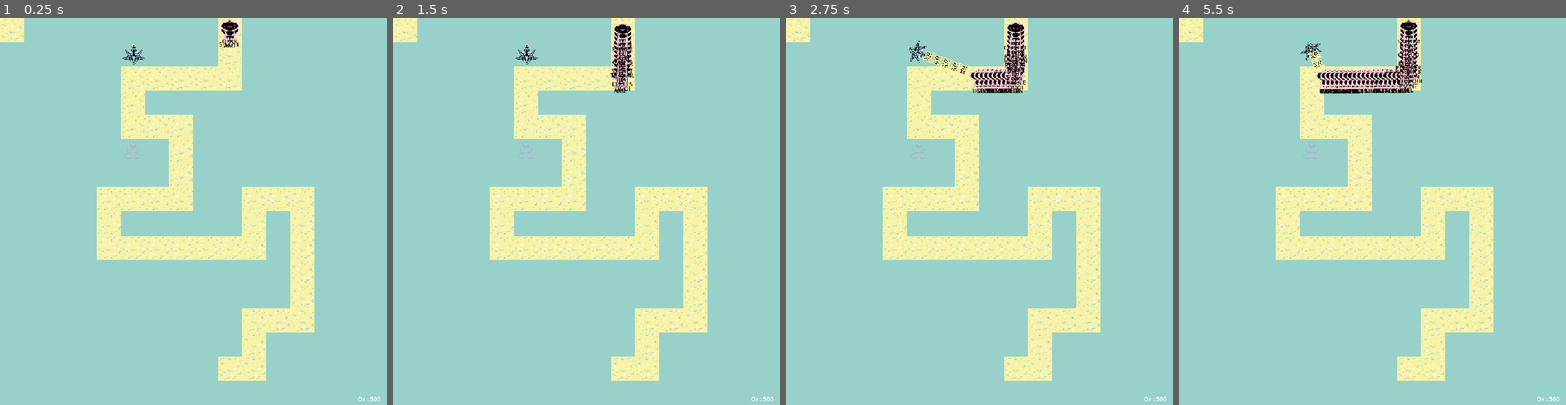
Above: before the commit, frames 1-4 (left to right).
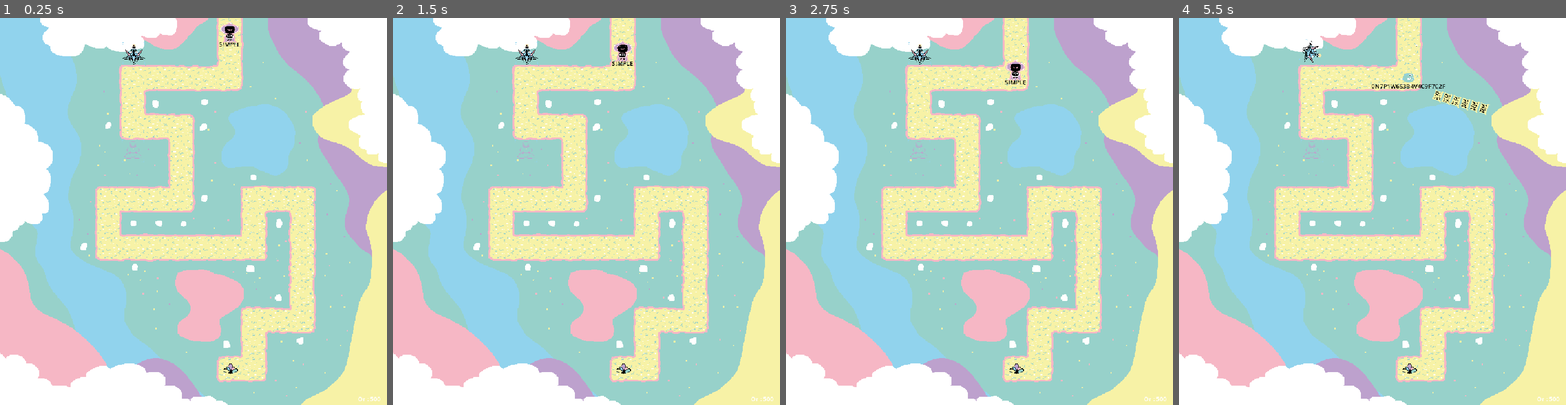
Above: after the commit, the same moments.

Repository: Nerolans/typense
Game: Godot game, scene res://Levels/LevelTest.tscn
Two runs of this game, one before a commit and one after it. Both use one fixed random seed, a clock stepped at 60 frames per second and the inputs below.
Inputs (mouse positions are in pixels of both pictures, inside the frame that each line leads up to):
- Up to frame 1 (0.25 s): no input
- Up to frame 2 (1.5 s): move the mouse to (621, 48) at 0.52 s; click (621, 48) at 0.67 s; move the mouse to (621, 83) at 1.27 s; click (621, 83) at 1.42 s
- Up to frame 3 (2.75 s): move the mouse to (998, 91) at 2.02 s; click (998, 91) at 2.17 s
- Up to frame 4 (5.5 s): move the mouse to (1372, 91) at 2.77 s; click (1372, 91) at 2.92 s; move the mouse to (1357, 91) at 3.52 s; click (1357, 91) at 3.67 s; move the mouse to (1345, 91) at 4.27 s; click (1345, 91) at 4.42 s; move the mouse to (1329, 91) at 5.02 s; click (1329, 91) at 5.17 s

The runs differ from the first frame. In frame 1, 49% of the frame differs, in the area x 0-100%, y 0-100%; in frame 2, 50%; in frame 3, 51%; in frame 4, 51%.

Commit message:
Added boss

Diff:
--- a/Levels/LevelTest.tscn
+++ b/Levels/LevelTest.tscn
@@ -1,11 +1,11 @@
 [gd_scene format=3 uid="uid://cq3k3yq2rqcax"]
 
-[ext_resource type="Texture2D" uid="uid://dcx4g2pfea0sj" path="res://map.png" id="1_7b0me"]
+[ext_resource type="Texture2D" uid="uid://ciqxajnoks7r4" path="res://level1.png" id="1_sbrn2"]
 [ext_resource type="Script" uid="uid://s726oisoln5h" path="res://Levels/pathSpawner.gd" id="2_7b0me"]
 [ext_resource type="PackedScene" uid="uid://b65s4her4y3wh" path="res://Levels/enemyFollow.tscn" id="3_p2k11"]
 [ext_resource type="Script" uid="uid://wvspadqttau4" path="res://Levels/area_2d.gd" id="4_p2k11"]
 [ext_resource type="Texture2D" uid="uid://bnsbfr61u3c38" path="res://spriteSheet.png" id="5_pew5n"]
-[ext_resource type="PackedScene" path="res://Levels/turret.tscn" id="6_sbrn2"]
+[ext_resource type="PackedScene" uid="uid://ddal1c1w7x4f2" path="res://Levels/turret.tscn" id="6_sbrn2"]
 
 [sub_resource type="Curve2D" id="Curve2D_sbrn2"]
 _data = {
@@ -20,7 +20,7 @@
 
 [node name="background" type="Sprite2D" parent="." unique_id=1347524578]
 position = Vector2(512, 512)
-texture = ExtResource("1_7b0me")
+texture = ExtResource("1_sbrn2")
 
 [node name="Path2D" type="Path2D" parent="." unique_id=592466089]
 curve = SubResource("Curve2D_sbrn2")
--- /dev/null
+++ b/Levels/bossFollow.tscn
@@ -0,0 +1,30 @@
+[gd_scene format=3 uid="uid://dst7yer5o0po5"]
+
+[ext_resource type="Script" uid="uid://cxlbf8jktwbkt" path="res://Levels/boss_follow.gd" id="1_5t6dh"]
+[ext_resource type="PackedScene" uid="uid://b5p0nn4ihro3j" path="res://boss.tscn" id="1_2316b"]
+[ext_resource type="Script" uid="uid://w4lbjrngujev" path="res://Levels/boss_rich_text_label.gd" id="3_r6ccb"]
+
+[sub_resource type="RectangleShape2D" id="RectangleShape2D_5t6dh"]
+size = Vector2(40, 34)
+
+[node name="BossFollow" type="PathFollow2D" unique_id=1692811789]
+rotates = false
+loop = false
+script = ExtResource("1_5t6dh")
+
+[node name="Area2D" type="Area2D" parent="." unique_id=1474218423]
+
+[node name="CollisionShape2D" type="CollisionShape2D" parent="Area2D" unique_id=140425706]
+shape = SubResource("RectangleShape2D_5t6dh")
+
+[node name="Boss" parent="." unique_id=1296489968 instance=ExtResource("1_2316b")]
+
+[node name="RichTextLabel" type="RichTextLabel" parent="." unique_id=988525343]
+offset_left = -126.0
+offset_top = 11.0
+offset_right = 126.0
+offset_bottom = 51.0
+theme_override_colors/default_color = Color(0, 0, 0, 1)
+text = "TEST"
+horizontal_alignment = 1
+script = ExtResource("3_r6ccb")
--- /dev/null
+++ b/Levels/boss_follow.gd
@@ -0,0 +1,43 @@
+extends PathFollow2D
+
+@export var runSpeed = 40
+
+func _ready():
+	$Boss.stop()
+	$Boss.play("default")
+	progress = 0
+
+func loseLive():
+	var label = get_child(2)
+	label.lives -= 1
+	var oldWord = label.text
+	var newWord = ""
+
+	for i in range(oldWord.length(), 0, -1):
+		if i > label.lives + 1:
+			newWord += "[color=white]"+oldWord[oldWord.length()-i]+"[/color]"
+		else:
+			newWord += "[color=black]"+oldWord[oldWord.length()-i]+"[/color]"
+
+	label.parse_bbcode(newWord)
+
+	if label.lives < 0:
+		get_parent().kills +=1
+		get_parent().spawnTime = 0.1
+		get_parent().boss = false
+		queue_free()
+
+func getlastChr()->String:
+	var label = get_child(2)
+	var chr = label.text[label.text.length()-label.lives-1]
+	return chr
+
+
+
+func _process(delta):
+
+	progress = (progress + runSpeed * delta)
+	var progressConc = snapped(progress,1)
+
+	if progress_ratio == 1:
+		queue_free()
--- /dev/null
+++ b/Levels/boss_rich_text_label.gd
@@ -0,0 +1,24 @@
+extends RichTextLabel
+
+
+var lives = 0
+
+func _ready() -> void:
+	print("test")
+	var length = 20
+	text = ""
+	const chars ="ABCDEFGHIJKLMNOPQRSTUVWXYZ"
+	for i in range(length):
+		if i % 2 == 0:
+			text += str(randi() % 10)
+		else:
+			text += chars[randi() % chars.length()]
+
+	lives = text.length()-1
+
+
+
+
+
+func _process(delta: float) -> void:
+	pass
--- a/Levels/enemy_1_follow.gd
+++ b/Levels/enemy_1_follow.gd
@@ -21,6 +21,7 @@
 	label.parse_bbcode(newWord)
 
 	if label.lives < 0:
+		get_parent().kills+=1
 		queue_free()
 
 func getlastChr()->String:
--- a/Levels/pathSpawner.gd
+++ b/Levels/pathSpawner.gd
@@ -1,7 +1,9 @@
 extends Path2D
 
 var timer = 0
-@export var spawnTime = 0.1
+@export var spawnTime = 5
+var kills = 0
+var boss = false
 
 var follower:PackedScene = preload("res://Levels/enemyFollow.tscn")
 func _process(delta):
@@ -9,9 +11,24 @@
 
 	if(timer > spawnTime):
 		var newFollower = follower.instantiate()
-		newFollower.runSpeed = 100
+		newFollower.runSpeed = 100 + (kills*randi() % 6)
+		var newSpawnTime = spawnTime - kills * (randi() % 10)*0.001
+		if newSpawnTime < 0.30:
+			newSpawnTime = 0.30
+		spawnTime = newSpawnTime
+		print(spawnTime)
+		print(kills)
+		print(newFollower.runSpeed)
 		add_child(newFollower)
 		timer = 0
+
+	if kills == 1 && boss == false:
+		boss = true
+		spawnTime = 30
+		var boss:PackedScene = preload("res://Levels/bossFollow.tscn")
+		var newBoss = boss.instantiate()
+		add_child(newBoss)
+		newBoss.runSpeed = 200
 
 func sort_childrens(a, b):
 	return a.progress > b.progress
--- /dev/null
+++ b/boss.tscn
@@ -0,0 +1,85 @@
+[gd_scene format=3 uid="uid://b5p0nn4ihro3j"]
+
+[ext_resource type="Texture2D" uid="uid://fc4w8y8voijj" path="res://spriteSheet78.png" id="1_0bnu1"]
+
+[sub_resource type="AtlasTexture" id="AtlasTexture_6xxrv"]
+atlas = ExtResource("1_0bnu1")
+region = Rect2(128, 0, 64, 64)
+
+[sub_resource type="AtlasTexture" id="AtlasTexture_skx2t"]
+atlas = ExtResource("1_0bnu1")
+region = Rect2(192, 0, 64, 64)
+
+[sub_resource type="AtlasTexture" id="AtlasTexture_lnbgr"]
+atlas = ExtResource("1_0bnu1")
+region = Rect2(256, 0, 64, 64)
+
+[sub_resource type="AtlasTexture" id="AtlasTexture_o1i15"]
+atlas = ExtResource("1_0bnu1")
+region = Rect2(320, 0, 64, 64)
+
+[sub_resource type="AtlasTexture" id="AtlasTexture_we8h1"]
+atlas = ExtResource("1_0bnu1")
+region = Rect2(384, 0, 64, 64)
+
+[sub_resource type="AtlasTexture" id="AtlasTexture_kvofc"]
+atlas = ExtResource("1_0bnu1")
+region = Rect2(448, 0, 64, 64)
+
+[sub_resource type="AtlasTexture" id="AtlasTexture_ef0k6"]
+atlas = ExtResource("1_0bnu1")
+region = Rect2(512, 0, 64, 64)
+
+[sub_resource type="AtlasTexture" id="AtlasTexture_ry61v"]
+atlas = ExtResource("1_0bnu1")
+region = Rect2(0, 64, 64, 64)
+
+[sub_resource type="AtlasTexture" id="AtlasTexture_kles1"]
+atlas = ExtResource("1_0bnu1")
+region = Rect2(64, 64, 64, 64)
+
+[sub_resource type="AtlasTexture" id="AtlasTexture_etj48"]
+atlas = ExtResource("1_0bnu1")
+region = Rect2(128, 64, 64, 64)
+
+[sub_resource type="SpriteFrames" id="SpriteFrames_h3lj5"]
+animations = [{
+"frames": [{
+"duration": 1.0,
+"texture": SubResource("AtlasTexture_6xxrv")
+}, {
+"duration": 1.0,
+"texture": SubResource("AtlasTexture_skx2t")
+}, {
+"duration": 1.0,
+"texture": SubResource("AtlasTexture_lnbgr")
+}, {
+"duration": 1.0,
+"texture": SubResource("AtlasTexture_o1i15")
+}, {
+"duration": 1.0,
+"texture": SubResource("AtlasTexture_we8h1")
+}, {
+"duration": 1.0,
+"texture": SubResource("AtlasTexture_kvofc")
+}, {
+"duration": 1.0,
+"texture": SubResource("AtlasTexture_ef0k6")
+}, {
+"duration": 1.0,
+"texture": SubResource("AtlasTexture_ry61v")
+}, {
+"duration": 1.0,
+"texture": SubResource("AtlasTexture_kles1")
+}, {
+"duration": 1.0,
+"texture": SubResource("AtlasTexture_etj48")
+}],
+"loop": true,
+"name": &"default",
+"speed": 7.0
+}]
+
+[node name="Boss" type="AnimatedSprite2D" unique_id=1296489968]
+sprite_frames = SubResource("SpriteFrames_h3lj5")
+autoplay = "default"
--- a/enemy.tscn
+++ b/enemy.tscn
@@ -1,10 +1,6 @@
 [gd_scene format=3 uid="uid://b2kje8lx8udrp"]
 
-[ext_resource type="Texture2D" uid="uid://bnsbfr61u3c38" path="res://spriteSheet.png" id="1_7k104"]
-
-[sub_resource type="AtlasTexture" id="AtlasTexture_7k104"]
-atlas = ExtResource("1_7k104")
-region = Rect2(0, 128, 64, 64)
+[ext_resource type="Texture2D" uid="uid://fc4w8y8voijj" path="res://spriteSheet78.png" id="1_7k104"]
 
 [sub_resource type="AtlasTexture" id="AtlasTexture_4gyqm"]
 atlas = ExtResource("1_7k104")
@@ -12,58 +8,59 @@
 
 [sub_resource type="AtlasTexture" id="AtlasTexture_qi2p4"]
 atlas = ExtResource("1_7k104")
-region = Rect2(0, 128, 64, 64)
+region = Rect2(320, 64, 64, 64)
 
 [sub_resource type="AtlasTexture" id="AtlasTexture_iifgy"]
 atlas = ExtResource("1_7k104")
-region = Rect2(64, 128, 64, 64)
+region = Rect2(256, 64, 64, 64)
 
-[sub_resource type="AtlasTexture" id="AtlasTexture_272bh"]
+[sub_resource type="AtlasTexture" id="AtlasTexture_epg4t"]
 atlas = ExtResource("1_7k104")
-region = Rect2(64, 192, 64, 64)
+region = Rect2(192, 64, 64, 64)
 
-[sub_resource type="AtlasTexture" id="AtlasTexture_5vw27"]
+[sub_resource type="AtlasTexture" id="AtlasTexture_3yqyl"]
 atlas = ExtResource("1_7k104")
-region = Rect2(0, 192, 64, 64)
+region = Rect2(128, 128, 64, 64)
 
-[sub_resource type="AtlasTexture" id="AtlasTexture_kek77"]
-atlas = ExtResource("1_7k104")
-region = Rect2(64, 192, 64, 64)
-
-[sub_resource type="AtlasTexture" id="AtlasTexture_4c57u"]
-atlas = ExtResource("1_7k104")
-region = Rect2(128, 192, 64, 64)
-
-[sub_resource type="AtlasTexture" id="AtlasTexture_efxa6"]
+[sub_resource type="AtlasTexture" id="AtlasTexture_wujgv"]
 atlas = ExtResource("1_7k104")
 region = Rect2(192, 128, 64, 64)
 
-[sub_resource type="AtlasTexture" id="AtlasTexture_dg77c"]
+[sub_resource type="AtlasTexture" id="AtlasTexture_hb8ge"]
 atlas = ExtResource("1_7k104")
 region = Rect2(128, 128, 64, 64)
 
-[sub_resource type="AtlasTexture" id="AtlasTexture_ycdy4"]
+[sub_resource type="AtlasTexture" id="AtlasTexture_e1ltt"]
 atlas = ExtResource("1_7k104")
-region = Rect2(192, 128, 64, 64)
+region = Rect2(64, 128, 64, 64)
 
-[sub_resource type="AtlasTexture" id="AtlasTexture_w48qg"]
+[sub_resource type="AtlasTexture" id="AtlasTexture_dxifv"]
+atlas = ExtResource("1_7k104")
+region = Rect2(384, 64, 64, 64)
+
+[sub_resource type="AtlasTexture" id="AtlasTexture_pwjut"]
+atlas = ExtResource("1_7k104")
+region = Rect2(448, 64, 64, 64)
+
+[sub_resource type="AtlasTexture" id="AtlasTexture_n0g06"]
+atlas = ExtResource("1_7k104")
+region = Rect2(512, 64, 64, 64)
+
+[sub_resource type="AtlasTexture" id="AtlasTexture_ar8e5"]
+atlas = ExtResource("1_7k104")
+region = Rect2(0, 128, 64, 64)
+
+[sub_resource type="AtlasTexture" id="AtlasTexture_doop2"]
 atlas = ExtResource("1_7k104")
 region = Rect2(256, 128, 64, 64)
 
-[sub_resource type="AtlasTexture" id="AtlasTexture_vivmo"]
+[sub_resource type="AtlasTexture" id="AtlasTexture_5hcft"]
 atlas = ExtResource("1_7k104")
-region = Rect2(192, 192, 64, 64)
-
-[sub_resource type="AtlasTexture" id="AtlasTexture_2cqfq"]
-atlas = ExtResource("1_7k104")
-region = Rect2(256, 192, 64, 64)
+region = Rect2(320, 128, 64, 64)
 
 [sub_resource type="SpriteFrames" id="SpriteFrames_4gyqm"]
 animations = [{
 "frames": [{
-"duration": 1.0,
-"texture": SubResource("AtlasTexture_7k104")
-}, {
 "duration": 1.0,
 "texture": SubResource("AtlasTexture_4gyqm")
 }, {
@@ -72,6 +69,9 @@
 }, {
 "duration": 1.0,
 "texture": SubResource("AtlasTexture_iifgy")
+}, {
+"duration": 1.0,
+"texture": SubResource("AtlasTexture_epg4t")
 }],
 "loop": true,
 "name": &"down",
@@ -79,16 +79,16 @@
 }, {
 "frames": [{
 "duration": 1.0,
-"texture": SubResource("AtlasTexture_272bh")
+"texture": SubResource("AtlasTexture_3yqyl")
 }, {
 "duration": 1.0,
-"texture": SubResource("AtlasTexture_5vw27")
+"texture": SubResource("AtlasTexture_wujgv")
 }, {
 "duration": 1.0,
-"texture": SubResource("AtlasTexture_kek77")
+"texture": SubResource("AtlasTexture_hb8ge")
 }, {
 "duration": 1.0,
-"texture": SubResource("AtlasTexture_4c57u")
+"texture": SubResource("AtlasTexture_e1ltt")
 }],
 "loop": true,
 "name": &"left",
@@ -96,16 +96,16 @@
 }, {
 "frames": [{
 "duration": 1.0,
-"texture": SubResource("AtlasTexture_efxa6")
+"texture": SubResource("AtlasTexture_dxifv")
 }, {
 "duration": 1.0,
-"texture": SubResource("AtlasTexture_dg77c")
+"texture": SubResource("AtlasTexture_pwjut")
 }, {
 "duration": 1.0,
-"texture": SubResource("AtlasTexture_ycdy4")
+"texture": SubResource("AtlasTexture_n0g06")
 }, {
 "duration": 1.0,
-"texture": SubResource("AtlasTexture_w48qg")
+"texture": SubResource("AtlasTexture_ar8e5")
 }],
 "loop": true,
 "name": &"right",
@@ -113,10 +113,10 @@
 }, {
 "frames": [{
 "duration": 1.0,
-"texture": SubResource("AtlasTexture_vivmo")
+"texture": SubResource("AtlasTexture_doop2")
 }, {
 "duration": 1.0,
-"texture": SubResource("AtlasTexture_2cqfq")
+"texture": SubResource("AtlasTexture_5hcft")
 }],
 "loop": true,
 "name": &"up",
@@ -139,6 +139,5 @@
 
 [node name="Enemy" type="AnimatedSprite2D" unique_id=1347766483]
 sprite_frames = SubResource("SpriteFrames_4gyqm")
-animation = &"down"
-frame_progress = 0.7985296
+animation = &"up"
 script = SubResource("GDScript_7k104")
--- a/project.godot
+++ b/project.godot
@@ -24,8 +24,8 @@
 window/size/viewport_width=1024
 window/size/viewport_height=1024
 window/size/maximize_disabled=true
-window/size/window_width_override=1024
-window/size/window_height_override=1024
+window/size/window_width_override=2048
+window/size/window_height_override=2048
 window/stretch/mode="canvas_items"
 
 [physics]
Not shown, added: Levels/boss_follow.gd.uid
Not shown, added: Levels/boss_rich_text_label.gd.uid
Binary file added: level1.png
Not shown, added: level1.png.import
Binary file added: spriteSheet78.png
Not shown, added: spriteSheet78.png.import
